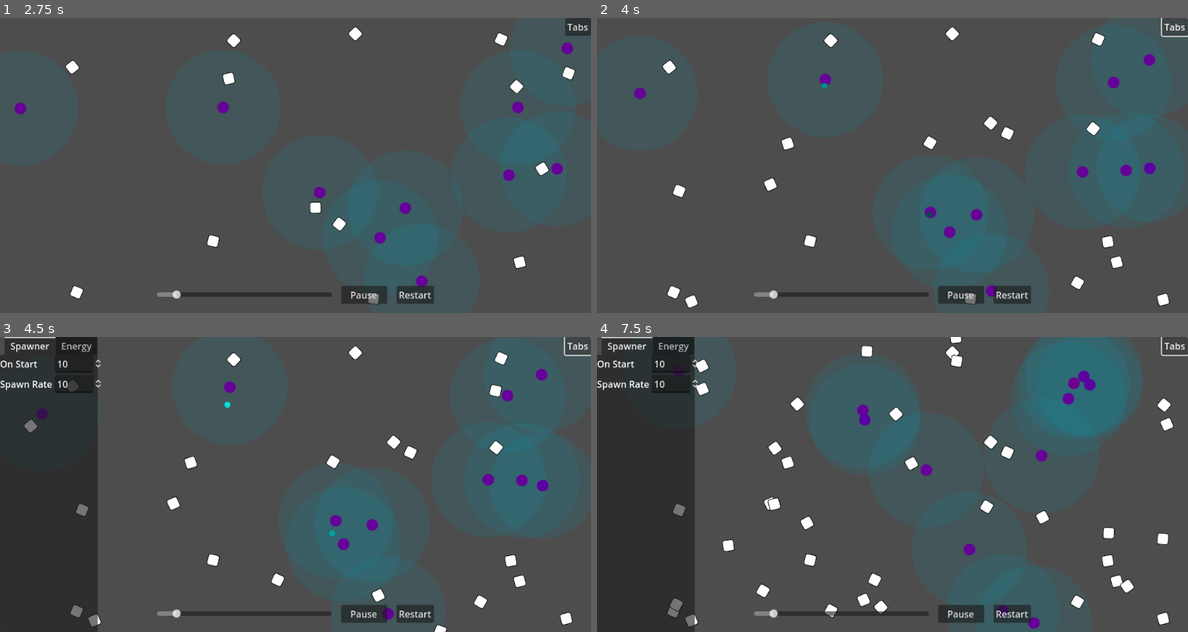
Above: before the commit, frames 1-4 (two rows, left to right).
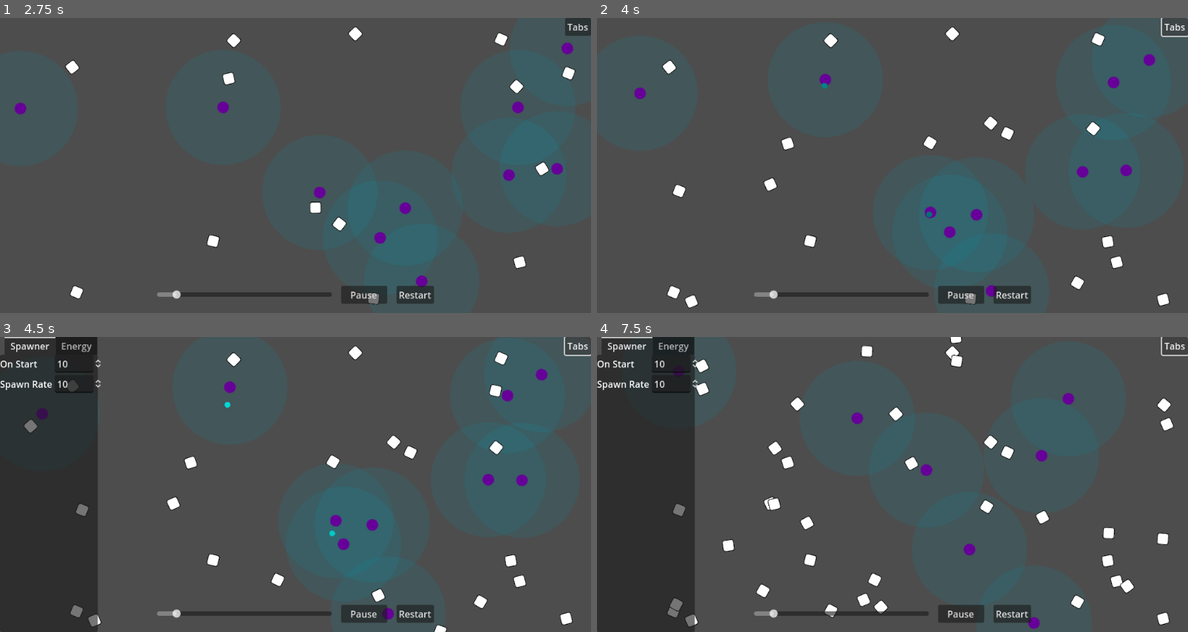
Above: after the commit, the same moments.

Repository: wivest/Natural-Selection
Game: Godot game, scene res://scenes/main.tscn
The game is run twice, just before and just after one commit, with the same random seed, the same clock (stepped at 60 frames per second) and the same inputs.
Inputs:
- Up to frame 1 (2.75 s): click "Restart" at 0.5 s; click "Restart" at 1.25 s; click "Restart" at 2 s
- Up to frame 2 (4 s): click "Tabs" at 2.75 s; click "Tabs" at 3.5 s
- Up to frame 3 (4.5 s): click "Tabs" at 4.25 s
- Up to frame 4 (7.5 s): no input

Frame 1 is identical in both runs. In frame 2, less than 0.1% of the frame differs, in the area x 55-95%, y 49-68%; in frame 3, less than 0.1%; in frame 4, 4.4%, in the area x 43-91%, y 0-95%.
Error after the commit: Invalid access to property or key 'divided' on a base object of type 'CharacterBody2D (Creature)'. (res://scenes/creature/scripts/creature_manager.gd:27)

Commit message:
feat: break compatibility with old logic

Diff:
--- a/scenes/creature/scripts/nodes/creature.gd
+++ b/scenes/creature/scripts/nodes/creature.gd
@@ -1,7 +1,6 @@
 class_name Creature
 extends CharacterBody2D
 
-signal divided(creature_position: Vector2, genome: Genome) # deprecated
 signal born(at_position: Vector2, genes: Genome)
 
 @export var genome: Genome
@@ -10,7 +9,6 @@
 var energy: float = Parameters.data.energy_on_start
 
 @onready var view: View = $View # visible area
-@onready var body: Body = $Body # sprite
 
 func _physics_process(delta):
 	view.update_target(velocity)
@@ -27,7 +25,6 @@
 		queue_free()
 	if energy > Parameters.data.division_lower_bound:
 		energy -= Parameters.data.energy_consumed_on_division
-		divided.emit(position, genome) # deprecated
 		lay_egg()
 
 func lay_egg():
